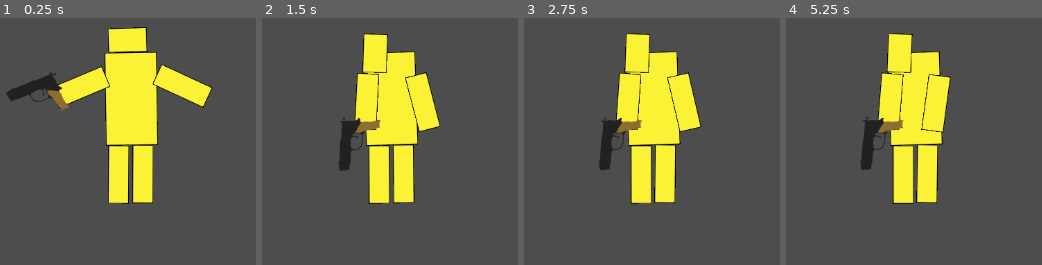
Above: before the commit, frames 1-4 (left to right).
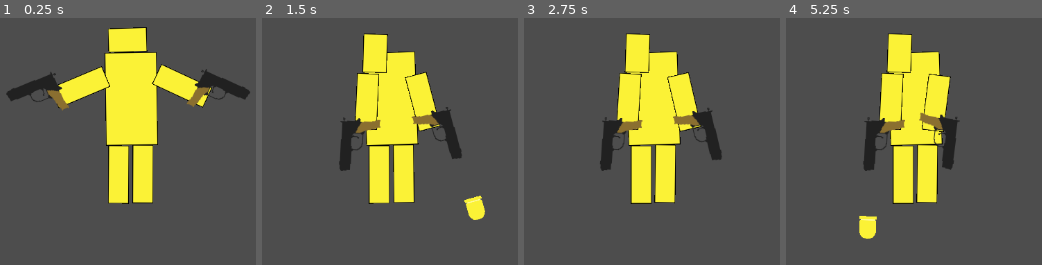
Above: after the commit, the same moments.

Repository: Jacob-Hawksley/Collision-Course
Game: Godot game, scene res://main.tscn
Two runs of this game, one before a commit and one after it. Both use one fixed random seed, a clock stepped at 60 frames per second and the inputs below.
Inputs (mouse positions are in pixels of both pictures, inside the frame that each line leads up to):
- Up to frame 1 (0.25 s): no input
- Up to frame 2 (1.5 s): tap Enter at 0.5 s; move the mouse to (outside the picture) at 0.52 s; click (outside the picture) at 0.6 s; right-click (outside the picture) at 0.8 s; move the mouse to (454, 62) at 1.27 s; right-click (454, 62) at 1.35 s
- Up to frame 3 (2.75 s): click (716, 62) at 1.55 s; move the mouse to (outside the picture) at 2.02 s; click (outside the picture) at 2.1 s; right-click (outside the picture) at 2.3 s
- Up to frame 4 (5.25 s): move the mouse to (outside the picture) at 2.77 s; right-click (outside the picture) at 2.85 s; click (outside the picture) at 3.05 s; move the mouse to (outside the picture) at 3.52 s; click (outside the picture) at 3.6 s; right-click (outside the picture) at 3.8 s; move the mouse to (outside the picture) at 4.27 s; right-click (outside the picture) at 4.35 s; click (outside the picture) at 4.55 s; move the mouse to (outside the picture) at 5.02 s; click (outside the picture) at 5.1 s

The runs differ from the first frame. In frame 1, 1.5% of the frame differs, in the area x 59-98%, y 19-37%; in frame 2, 2.5%; in frame 3, 2.3%; in frame 4, 3.0%, in the area x 28-68%, y 6-90%.

Commit message:
fully added weapon logic for both hands

Diff:
--- a/bullet.gd
+++ b/bullet.gd
@@ -1 +1,6 @@
 extends Area2D
+
+var speed = 2000
+
+func _physics_process(delta):
+	position -= transform.x * speed * delta
--- a/bullet.tscn
+++ b/bullet.tscn
@@ -14,11 +14,16 @@
 "speed": 5.0
 }]
 
+[sub_resource type="RectangleShape2D" id="RectangleShape2D_v8qja"]
+size = Vector2(51, 46)
+
 [node name="Bullet" type="Area2D"]
 script = ExtResource("1_v8qja")
 
 [node name="AnimatedSprite2D" type="AnimatedSprite2D" parent="."]
 sprite_frames = SubResource("SpriteFrames_v8qja")
+flip_h = true
 
-[node name="CollisionPolygon2D" type="CollisionPolygon2D" parent="."]
-polygon = PackedVector2Array(-25, 32, 25, 32, 25, 23, 21, 23, 21, 20, 24, 20, 24, -17, 23, -17, 23, -19, 22, -19, 22, -22, 21, -22, 21, -24, 20, -24, 20, -25, 19, -25, 19, -26, 18, -26, 18, -27, 17, -27, 17, -29, 16, -29, 16, -30, 14, -30, 14, -31, 11, -31, 11, -32, 4, -32, 4, -33, -4, -33, -4, -32, -11, -32, -11, -31, -15, -31, -15, -30, -16, -30, -16, -29, -18, -29, -18, -27, -19, -27, -19, -26, -20, -26, -20, -25, -21, -25, -21, -24, -22, -24, -22, -22, -23, -22, -23, -19, -24, -19, -24, -17, -25, -17, -25, 21, -22, 21, -22, 23, -25, 23)
+[node name="CollisionShape2D" type="CollisionShape2D" parent="."]
+position = Vector2(5, 0)
+shape = SubResource("RectangleShape2D_v8qja")
--- a/main.gd
+++ b/main.gd
@@ -1,2 +1,3 @@
 extends Node
 var leftweapon1 = preload("res://pistol.tscn")
+var rightweapon1 = preload("res://pistol.tscn")
--- a/pistol.gd
+++ b/pistol.gd
@@ -1,10 +1,24 @@
 extends AnimatedSprite2D
 
-@onready var bullet = preload("res://bullet.tscn")
+@onready var bullet: PackedScene = preload("res://bullet.tscn")
 @onready var crosshair = $Marker2D
+var hand = null
 
 func _process(delta: float) -> void:
-	if Input.is_action_just_pressed('shoot'):
-		var b = bullet.instantiate()
-		get_node("/root/Main").add_child(b)
-		b.transform = crosshair.transform
+	if hand == 'left':
+		if Input.is_action_just_pressed('shoot'):
+			var b = bullet.instantiate()
+			b.transform = crosshair.global_transform
+			b.scale = Vector2(0.5,0.5)
+			get_node("/root/Main").add_child(b)
+	elif hand == 'right':
+		if Input.is_action_just_pressed('shootr'):
+			var b = bullet.instantiate()
+			b.transform = crosshair.global_transform
+			b.rotate(3.14159)
+			b.scale = Vector2(0.5,0.5)
+			get_node("/root/Main").add_child(b)
+func left():
+	hand = 'left'
+func right():
+	hand = 'right'
--- a/pistol.tscn
+++ b/pistol.tscn
@@ -20,4 +20,4 @@
 script = ExtResource("2_bttkv")
 
 [node name="Marker2D" type="Marker2D" parent="."]
-position = Vector2(-37, -20)
+position = Vector2(-3, -20)
--- a/player_1.gd
+++ b/player_1.gd
@@ -1,5 +1,6 @@
 extends CharacterBody2D
 var leftweaponactive = false
+var rightweaponactive = false
 @onready var leftarm = $LArm
 @onready var rightarm = $RArm
 const SPEED = 300.0
@@ -13,8 +14,18 @@
 
 func _process(delta: float) -> void:
 	if not leftweaponactive:
-		newweapon(Main.leftweapon1)
-func newweapon(weapon):
+		newleftweapon(Main.leftweapon1)
+	if not rightweaponactive:
+		newrightweapon(Main.rightweapon1)
+
+func newleftweapon(weapon):
 	leftweaponactive = true
 	var leftweapon = weapon.instantiate()
 	leftarm.add_child(leftweapon)
+	leftweapon.left()
+func newrightweapon(weapon):
+	rightweaponactive = true
+	var rightweapon = weapon.instantiate()
+	rightarm.add_child(rightweapon)
+	rightweapon.flip_h = false
+	rightweapon.right()
--- a/player_1.tscn
+++ b/player_1.tscn
@@ -158,17 +158,18 @@
 sprite_frames = SubResource("SpriteFrames_u34kq")
 
 [node name="RArm" type="RigidBody2D" parent="."]
+position = Vector2(131, -44)
 collision_layer = 2
 collision_mask = 2
 
 [node name="CollisionShape2D" type="CollisionShape2D" parent="RArm"]
-position = Vector2(75, -35)
+position = Vector2(-56.5, 9)
 rotation = 1.5708
 scale = Vector2(2.16566, 2.64226)
 shape = SubResource("RectangleShape2D_1vtoj")
 
 [node name="AnimatedSprite2D" type="AnimatedSprite2D" parent="RArm"]
-position = Vector2(77, -36)
+position = Vector2(-54.5, 8)
 sprite_frames = SubResource("SpriteFrames_x4625")
 
 [node name="LArm" type="RigidBody2D" parent="."]
--- a/project.godot
+++ b/project.godot
@@ -30,6 +30,11 @@
 "events": [Object(InputEventMouseButton,"resource_local_to_scene":false,"resource_name":"","device":-1,"window_id":0,"a …(258 unchanged characters)…
 ]
 }
+shootr={
+"deadzone": 0.2,
+"events": [Object(InputEventMouseButton,"resource_local_to_scene":false,"resource_name":"","device":-1,"window_id":0,"alt_pressed":false,"shift_pressed":false,"ctrl_pressed":false,"meta_pressed":false,"button_mask":2,"position":Vector2(313, 27),"global_position":Vector2(327, 100),"factor":1.0,"button_index":2,"canceled":false,"pressed":true,"double_click":false,"script":null)
+]
+}
 
 [rendering]
 
Binary file changed: bullet.png
Not shown: 1 places in bullet.tscn that only renumber resources
